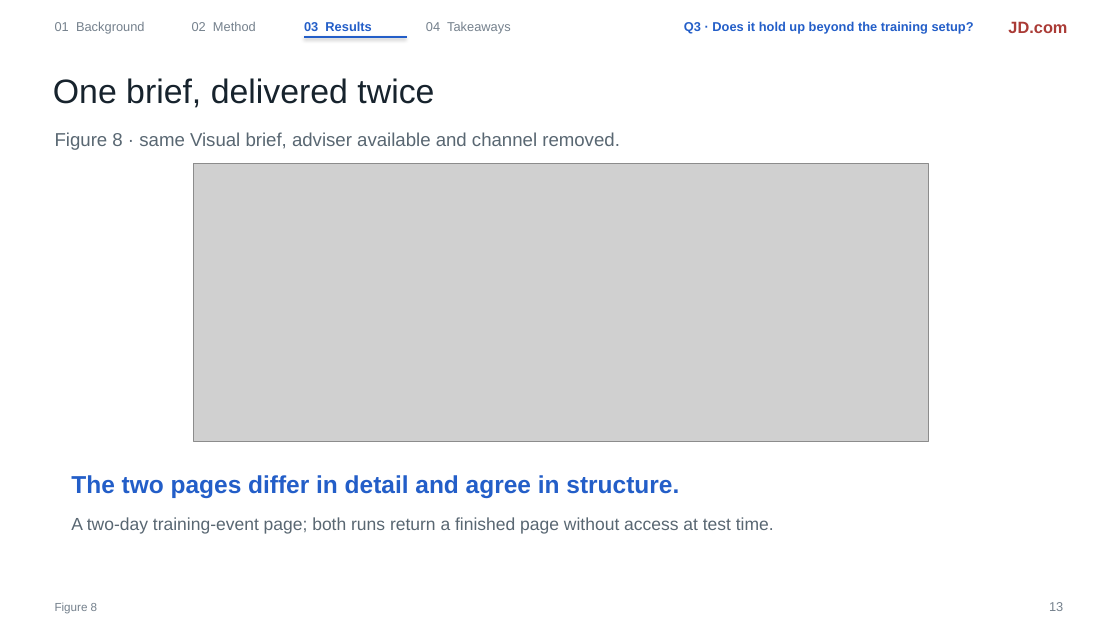
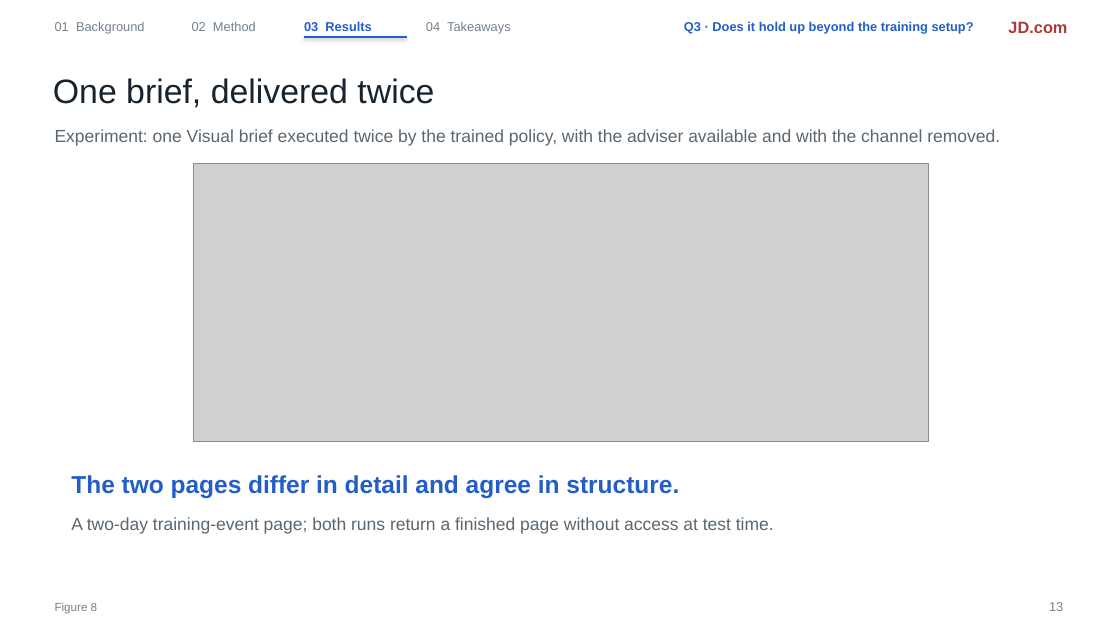
Before and after one commit to liruiluo/communicative-opsd, a slide deck: slide 13 of assets/slides/copd-slides.pptx. Drawn at 1120x630 pixels with LibreOffice and Linux fonts; fonts in the diff are those of the drawing; grey boxes stand for pictures. Boxes give left, top, right and bottom in pixels: in the first picture for what was removed or moved away, otherwise in the second. Text is boxed around its words. In the diff, an @@ line names an element or a change of style, - is before the commit and + after.

Commit message:
Results slides state the experiment and the claim instead of numbers

```diff
--- a/assets/slides/copd-slides.pptx
+++ b/assets/slides/copd-slides.pptx
@@ text at bbox=[55, 129, 1000, 146]: text changed; size 16 to 15 pt @@
-Figure 8 · same Visual brief, adviser available and channel removed.
+Experiment: one Visual brief executed twice by the trained policy, with the adviser available and with the channel removed.
```
Also in this commit, not shown: 11 other slides changed, 1 other file.
